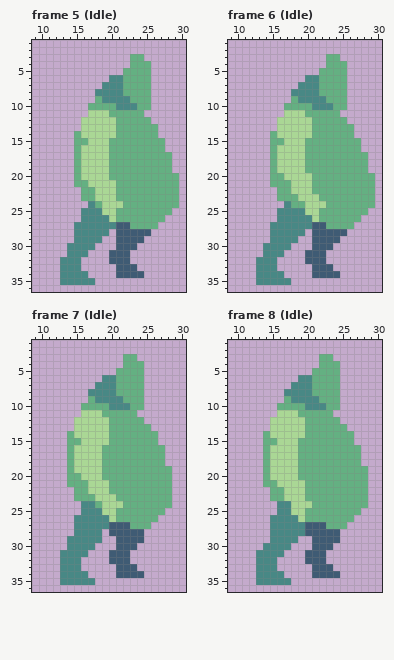
Edited in one commit: pixel-art file (sprites/zombie-spritesheet.aseprite). Above is the file before it was changed.
40x40 pixels, 9 frames. Shown: frame 5 (Idle): x 9..30, y 1..36; frame 6 (Idle): x 9..30, y 1..36; frame 7 (Idle): x 9..30, y 1..36; frame 8 (Idle): x 9..30, y 1..36. The commit also changed other frames, which this record leaves out.
New version:
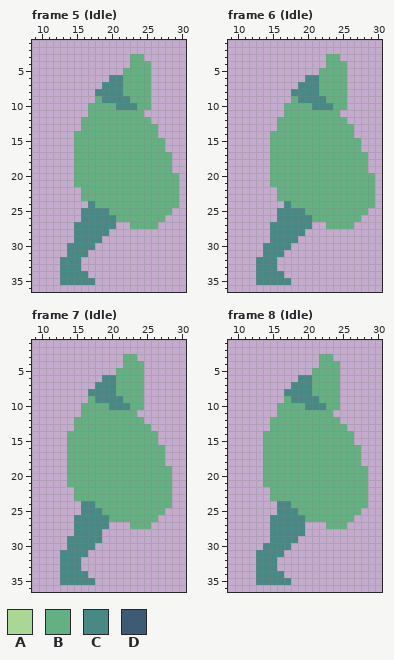
Palette (. is transparent): A #aad795  B #64b082  C #488885  D #3f5b74
Author's note on the commit: chore: Setup initial move animation with front leg frames.
What changed:
layer "BackLeg" now hidden
layer "FrontArm" now hidden
Frame 5 (Idle):
Colour B replaces colour A in row 11 at x 17 to 19; in rows 12 to 14 at x 16 to 20; in row 15 at x 17 to 19; in rows 16 to 20 at x 16 to 19; in row 21 at x 17 to 20; in rows 22 to 23 at x 18 to 20.
Colour B replaces colour A in row 24 at x 19 to 21; in row 25 at x 20.
Colour C replaces colour A in row 25 at x 19; in row 26 at x 20.
The edit erases colour D in row 27 at x 21 to 22; in row 28 at x 21 to 25; in row 29 at x 21 to 24; in row 30 at x 21 to 23; in rows 31 to 32 at x 20 to 22; in row 33 at x 21 to 23.
The edit erases colour D in row 34 at x 21 to 24.
Frame 6 (Idle):
Colour B replaces colour A in row 11 at x 17 to 19; in rows 12 to 14 at x 16 to 20; in row 15 at x 17 to 19; in rows 16 to 19 at x 16 to 19; in row 20 at x 17 to 20; in rows 21 to 22 at x 18 to 20.
Colour B replaces colour A in row 23 at x 19 to 21; in row 24 at x 20 to 22; in row 25 at x 20 to 21; in row 26 at x 21.
The edit erases colour D in row 27 at x 21 to 22; in row 28 at x 21 to 25; in row 29 at x 21 to 24; in row 30 at x 21 to 23; in rows 31 to 32 at x 20 to 22; in row 33 at x 21 to 23.
The edit erases colour D in row 34 at x 21 to 24.
Frame 7 (Idle):
Colour B replaces colour A in row 11 at x 16 to 18; in rows 12 to 14 at x 15 to 19; in row 15 at x 16 to 19; in rows 16 to 19 at x 15 to 18; in row 20 at x 16 to 18; in rows 21 to 22 at x 17 to 19.
Colour B replaces colour A in row 23 at x 18 to 20; in row 24 at x 19 to 21; in row 25 at x 19 to 20; in row 26 at x 20.
The edit erases colour D in row 27 at x 20 to 22; in row 28 at x 20 to 24; in row 29 at x 21 to 24; in row 30 at x 21 to 23; in rows 31 to 32 at x 20 to 22; in row 33 at x 21 to 23.
The edit erases colour D in row 34 at x 21 to 24.
Frame 8 (Idle):
Colour B replaces colour A in row 11 at x 16 to 18; in rows 12 to 14 at x 15 to 19; in row 15 at x 16 to 18; in rows 16 to 20 at x 15 to 18; in row 21 at x 16 to 19; in rows 22 to 23 at x 17 to 19.
Colour B replaces colour A in row 24 at x 18 to 20; in row 25 at x 19.
Colour C replaces colour A in row 25 at x 18; in row 26 at x 19.
The edit erases colour D in row 27 at x 20 to 22; in row 28 at x 20 to 24; in row 29 at x 21 to 24; in row 30 at x 21 to 23; in rows 31 to 32 at x 20 to 22; in row 33 at x 21 to 23.
The edit erases colour D in row 34 at x 21 to 24.
Pixel boxes of the changes (left, top, right, bottom) in both pictures:
changed: (81, 110, 151, 278)
changed: (277, 110, 347, 278)
changed: (74, 410, 144, 578)
changed: (270, 410, 340, 578)
